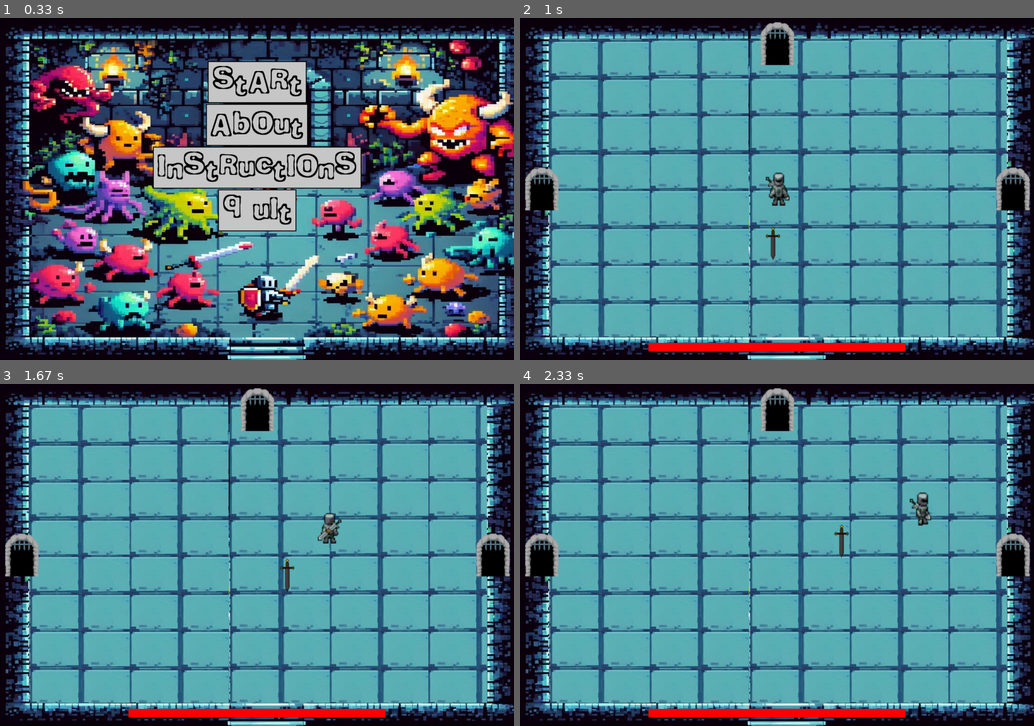
Above: before the commit, frames 1-4 (two rows, left to right).
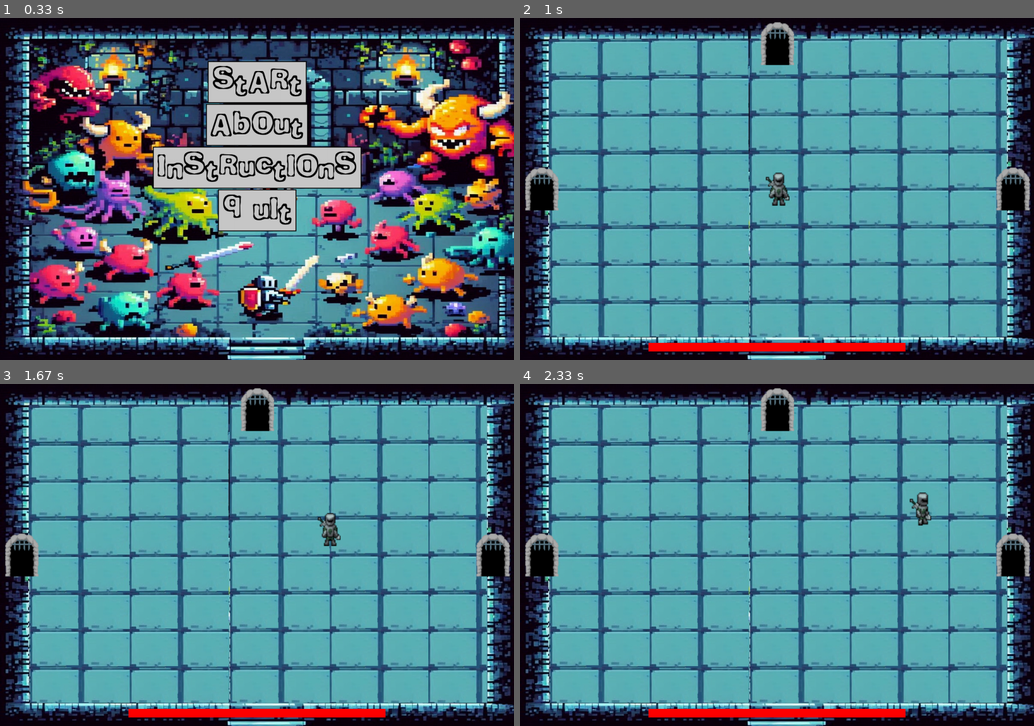
Above: after the commit, the same moments.

Repository: Vronst/Pygame_Binding_of_Isaac
Game: pygame game, started from menu.py
Two runs of this game, one before a commit and one after it. Both use one fixed random seed, a clock stepped at 60 frames per second and the inputs below.
Inputs (mouse positions are in pixels of both pictures, inside the frame that each line leads up to):
- Up to frame 1 (0.33 s): no input
- Up to frame 2 (1 s): click (777, 82) at 0.38 s; tap S at 0.67 s
- Up to frame 3 (1.67 s): hold Right 1-1.47 s; hold Up from 1.5 s (still down)
- Up to frame 4 (2.33 s): release Up at 1.8 s; hold Right 1.83-2.3 s

Frame 1 is identical in both runs. In frame 2, 0.1% of the frame differs, in the area x 1-100%, y 1-71%; in frame 3, 0.4%, in the area x 1-100%, y 1-61%; in frame 4, 0.1%.

Commit message:
fixed bugs, animated enemies'

Diff:
--- a/character.py
+++ b/character.py
@@ -1,4 +1,5 @@
 import pygame
+from time import time
 
 
 class Character(pygame.sprite.Sprite):
@@ -12,20 +13,44 @@
         self.rect.center = (cx, cy)
         self.borders = borders
         self.limit = [85, 50]  # limit how close to the border it can be
+        self.hit = time()
+        self.immunity_time = 1.0
+        self.damaged_time = time()
+        self.time = time()
+        self.flash_timer = 0
+        self.visible = True
+        self.moving = True  # check if object is moving, used for animation
+        self.animation_delay = 10  # set animation delay
+        self.last_delay = self.animation_delay  # set last delay
+        self.image_index = 0  # current animation index image
+
 
     def _move(self, group):
         # idea of group here is to have group of object that u can collide with
         pass
 
-    def get_event(self, **kwargs):
+    def _get_event(self, **kwargs):
         pass
 
+    def immune(self) -> bool:
+        if self.time - self.damaged_time > self.immunity_time:
+            return False
+        else:
+            self.time = time()
+            return True
+
     def draw(self, display):
-        display.blit(self.image, self.rect)
+        self.flash_timer += pygame.time.get_ticks()  # TODO: change it to time
+        if self.flash_timer >= 10000:
+            self.flash_timer = 0
+            self.visible = not self.visible
+        if self.visible or not self.immune():
+            display.blit(self.image, self.rect)
+
 
     def update(self, key_pressed=None, group=None):
         # forwarding pressed keys
-        self.get_event(key_pressed=key_pressed)
+        self._get_event(key_pressed=key_pressed)
         self._move(group)
 
         # blocking out of border movement
@@ -33,15 +58,19 @@
         # bottom
         if self.rect.bottom > self.borders[1] - self.limit[1]:
             self.rect.bottom = self.borders[1] - self.limit[1]
+            self.moving = False
         # top
         if self.rect.top < self.limit[1]:
             self.rect.top = self.limit[1]
+            self.moving = False
         # left
         if self.rect.centerx < self.limit[0]:
             self.rect.centerx = self.limit[0]
+            self.moving = False
         # right
         if self.rect.centerx > self.borders[0] - self.limit[0]:
             self.rect.centerx = self.borders[0] - self.limit[0]
+            self.moving = False
 
     def tired(self):
         return False
--- a/enemies.py
+++ b/enemies.py
@@ -6,8 +6,9 @@
 
 
 class Enemy(Character):
-    def __init__(self, cx, cy, image, borders, player, move_x, move_y, obstacles=None, health=3):
-        super().__init__(cx, cy, image, borders, obstacles)
+    def __init__(self, cx, cy, images: dict, borders, player, move_x, move_y, obstacles=None, health=3):
+        super().__init__(cx, cy, images['MELEE_ENEMY'], borders, obstacles)
+        self.images = images
         self.player = player
         self.move_x = move_x
         self.move_y = move_y
@@ -17,9 +18,8 @@
         self.cooldown = 2000  # cooldown time - now 2 seconds
         self._last_cooldown = pygame.time.get_ticks()
         self.health = health
-        self.immunity_time = 1
-        self.damaged_time = time()
-        self.time = time()
+        self.image_index = 1
+        self.animations = ('ATTACK', 'WALK')
 
     # not used thus commented
     # def set_moves(self, x, y):
@@ -28,8 +28,8 @@
     def _move(self, group=None):
         self.time = time()
         # colliding with players attacks
-        if pygame.sprite.spritecollideany(self, self.player.attacks) and self.time - self.damaged_time > self.immunity_time:
-            print(self.health, time())
+        if pygame.sprite.spritecollideany(self, self.player.attacks) and not self.immune():
+            print(self.health)
             self.damaged_time = time()
             self.health -= 1
             if self.health == 0:
@@ -46,9 +46,21 @@
             direction = 'up'
         else:
             direction = 'down'
-        temp = self.attack(direction)
+        if not self.moving:
+            temp = self.attack(direction)
+        else:
+            temp = None
         if temp:
             self.attacks.add(temp)
+
+        self.last_delay -= 1  # decreasing delay
+        if self.last_delay <= 0:
+            self.image_index += 1  # go to the next animation image
+            if self.image_index > 6:  # setting loop
+                self.image_index = 1
+            index = 1 if self.moving else 0
+            self.image = pygame.transform.scale(self.images[self.animations[index] + str(self.image_index)], (67, 83))
+            self.last_delay = self.animation_delay  # reset delay
 
         if group:
             group = [x for x in group if x != self]
@@ -70,11 +82,19 @@
             if not self.tired():
                 self.rect.move_ip(move)
                 if self.obstacles and pygame.sprite.spritecollideany(self, self.obstacles):
+                    self.moving = False
                     self.rect.move_ip(-move[0], -move[1])
+                else:
+                    self.moving = True
+            else:
+                self.image = self.images['MELEE_ENEMY']
+
             for member in group:
                 if self.rect.colliderect(member):
+                    self.moving = False
                     self.rect.move_ip(-move[0], -move[1])
 
+# 67 83
 
     def attack(self, direction: str = 'down'):
         pass
@@ -90,6 +110,8 @@
         super().__init__(cx, cy, image, borders, player, move_x, move_y, obstacles)
         self.cooldown = 4000
         self._rest = 0
+        self.animations = ('MELEE', 'MELEE')
+
 
     def tired(self) -> bool:
         now = pygame.time.get_ticks()  # getting relative variable
--- a/item.py
+++ b/item.py
@@ -49,7 +49,7 @@
 
 class PlayerSword(EnemyBullet):
 
-    def __init__(self, cx, cy, image, borders, direction: str, speed=8, range=100, owner=None):
+    def __init__(self, cx, cy, image, borders, direction: str, speed=8, range=25, owner=None):
         super().__init__(cx, cy, image, borders, direction, speed)
         self.start = (cx, cy)
         self.cooldown = 2000
@@ -57,6 +57,7 @@
         self.returning = False
         self.range = range
         self.owner = owner
+        self.ranged = False  # if thru it is a projectile
 
     def _move(self, group=None):
         if not self.returning or not self.owner:
@@ -67,6 +68,8 @@
         if not self.returning and (check1 < -self.range or check1 > self.range or check2 > self.range or check2 < -self.range):
             self.speed *= -1
             self.returning = True
+            if not self.ranged:
+                self.kill()
         if not self.owner:
             if self.returning and self.rect.center == self.start:
                 self.kill()
@@ -90,7 +93,8 @@
                     self.kill()
 
     def draw(self, surface):
-        surface.blit(self.image, self.rect)
+        if self.ranged:
+            surface.blit(self.image, self.rect)
 
     def update(self, surface):
         self._move()
--- a/level.py
+++ b/level.py
@@ -11,10 +11,10 @@
         self.obstacle_gen = Obstacles(borders)
         self.doors = doors
         self.buffs = pygame.sprite.Group()
-        self.difficulty = 3
+        self.difficulty = 5
         self.background = background
         self.surface = surface
-        self.enemies = {0: (MeleeEnemy, self.images['MELEE_ENEMY']), 1: (RangeEnemy, self.images['RANGE_ENEMY'])}
+        self.enemies = {0: MeleeEnemy, 1: RangeEnemy}
         self.player = player
         self.set_of_enemies = pygame.sprite.Group()
         self.borders = borders
@@ -25,13 +25,13 @@
     def new_level(self, first=None) -> None:
         if not first:
             self.obstacle_gen.random_gen(self.images['CRYSTAL_OBSTACLE'])
-            for _ in range(randint(0, self.difficulty)):
+            for _ in range(randint(1, self.difficulty)):
                 # shot purpose is to choose melee or range enemy and their image
                 shot = randint(0, len(self.enemies) - 1)
-                new = (self.enemies[shot][0]
+                new = (self.enemies[shot]
                        (randint(0, self.borders[0]),
                         randint(0, self.borders[1]),
-                        self.enemies[shot][1],
+                        self.images,
                         self.borders,
                         self.player, obstacles=self.obstacle_gen.obstacles))
                 self.set_of_enemies.add(new)
@@ -68,7 +68,9 @@
             self.doors.draw(screen)
         self.buffs.draw(screen)
         self.obstacle_gen.draw(self.surface)
-        self.set_of_enemies.draw(screen)
+        # self.set_of_enemies.draw(screen)
+        for enemy in self.set_of_enemies:
+            enemy.draw(screen)
 
     # def pause(self):
     #     pass
@@ -78,7 +80,7 @@
         collided_enemy = pygame.sprite.spritecollideany(self.player, self.set_of_enemies)
         if pygame.sprite.spritecollideany(self.player, self.set_of_enemies):
             if current_time - self.last_damage_time >= 1000:  # interval between last taking damage
-                self.player.take_damage(2)  # -2hp
+                self.player.take_damage(20)  # -2hp
                 self.last_damage_time = current_time  # reset damage timer
             # self.set_of_enemies.remove(collided_enemy)  # remove collided enemy
             # collided_enemy.kill()
@@ -89,7 +91,8 @@
         self.set_of_enemies.empty()
         self.obstacle_gen.obstacles.empty()
         self.obstacle_gen.traps.empty()
-        self.new_level()
+        self.player.rect.center = (self.borders[0] // 2, self.borders[1] // 2)
+        self.new_level(first=True)
 
 
 class Obstacles:
--- a/main.py
+++ b/main.py
@@ -134,9 +134,9 @@
 
     level.update()  # moving enemies
     key_pressed = pygame.key.get_pressed()
-    player.get_event(key_pressed=key_pressed)
+    player.update(key_pressed=key_pressed)
 
-    level.draw(screen)
+    # level.draw(screen)
     player.draw(screen)
     pygame.display.update()
 
--- a/player.py
+++ b/player.py
@@ -1,29 +1,27 @@
 import pygame
 from character import Character
 from item import PlayerSword
-
+from time import time
 
 class Player(Character):
 
     def __init__(self, cx, cy, images, border: tuple, obstacles=None, traps=None, weapon=None):
-        super().__init__(cx, cy, images['idle'][0], border)
+        super().__init__(cx, cy, images['idle'][0], border, obstacles)
         self.traps = traps
-        self.obstacles = obstacles
         self.cords = (0, 0)
         self.images = images  # hero animation images list
         self.current_images = self.images['idle']
         self.image_index = 0  # current animation index image
-        self.animation_delay = 10  # set animation delay
-        self.last_delay = self.animation_delay  # set last delay
         self.health = 100  # starting player health
         self.max_health = 100  # maximum player health
-        self.border = border  # border for window dimensions
         self.weapon = weapon  # image of weapon
         self.attacks = pygame.sprite.Group()
         self._lastcooldown = 0
         self.cooldown = 3000
         self.is_attacking = False #tracking if player is attacking
         self.attack_direction = None #tracking the attack direction
+        self.items = []  # for players items - only works with 'force' now
+        self.range = 200  # could be eddited by items
 
     def check_collision(self, move):
         self.rect.move_ip(move)
@@ -32,22 +30,22 @@
         if pygame.sprite.spritecollideany(self, self.traps):
             self.take_damage(15)
 
-    def get_event(self, **kwargs):
+    def _get_event(self, **kwargs):
         # Player moves by 6 pixels when key pressed
         key_pressed = kwargs['key_pressed']
         if key_pressed[pygame.K_UP]:
             self.check_collision([0, -6])
             self.current_images = self.images['up']  #switch to up movement images
-        elif key_pressed[pygame.K_DOWN]:
+        if key_pressed[pygame.K_DOWN]:
             self.check_collision([0, 6])
             self.current_images = self.images['down']  #switch to down movement images
-        elif key_pressed[pygame.K_LEFT]:
+        if key_pressed[pygame.K_LEFT]:
             self.check_collision([-6, 0])
             self.current_images = self.images['left']  #switch to left movement images
-        elif key_pressed[pygame.K_RIGHT]:
+        if key_pressed[pygame.K_RIGHT]:
             self.check_collision([6, 0])
             self.current_images = self.images['right']  #switch to right movement images
-        else:
+        if not any(key_pressed):
             self.current_images = self.images['idle']  #switch back to idle images
 
         if kwargs['key_pressed'][pygame.K_w]:
@@ -68,9 +66,7 @@
             self.image_index += 1  # go to the next animation image
             if self.image_index >= len(self.current_images):  # setting loop
                 self.image_index = 0
-                if self.is_attacking:
-                    self.is_attacking = False #ending attacking animation
-                    self.current_images = self.images['idle']
+                self.current_images = self.images['idle']
             self.image = self.current_images[self.image_index]  # replace animation image with next index
             self.last_delay = self.animation_delay  # reset delay
 
@@ -83,10 +79,18 @@
 
         rotation = {'up': 90, 'down': -90, 'left': 180, 'right': 0}[direction]
 
-        if not self.attacks.sprites():
+        # change to - and not self.attacks.sprites() - if u want it to be single ranged strike
+        if self.weapon and len(self.attacks.sprites()) <=2 and self.image_index == len(self.current_images) - 3:
             rotated_weapon = pygame.transform.rotate(self.weapon, rotation)
             attack = PlayerSword(cx=position[0], cy=position[1], image=rotated_weapon, borders=self.borders, direction=direction, owner=self)
             self.attacks.add(attack)
+            if 'force' in self.items and len(self.attacks.sprites()) <=1:
+                attack = PlayerSword(cx=position[0], cy=position[1], image=rotated_weapon,
+                                     borders=self.borders, direction=direction, owner=self,
+                                     range=self.range)
+                attack.ranged = True
+                self.attacks.add(attack)
+
 
 
     def draw(self, display):
@@ -95,10 +99,10 @@
         self.attacks.update(display)
 
     def draw_health_bar(self, display):
-        health_bar_width = self.border[0] // 2  # half the window width
+        health_bar_width = self.borders[0] // 2  # half the window width
         health_bar_height = 20  # health bar height
-        health_bar_x = (self.border[0] - health_bar_width) // 2  # health bar centered
-        health_bar_y = self.border[1] - health_bar_height - 20  # health bar on bottom
+        health_bar_x = (self.borders[0] - health_bar_width) // 2  # health bar centered
+        health_bar_y = self.borders[1] - health_bar_height - 20  # health bar on bottom
 
         health_percentage = self.health / self.max_health  # health percentage
         current_health_width = int(health_bar_width * health_percentage)  # actual health
@@ -110,9 +114,11 @@
         pygame.draw.rect(display, health_bar_color, (health_bar_x, health_bar_y, current_health_width, health_bar_height)) #health bar
 
     def take_damage(self, amount):  # take damage method, decreasing health level
-        self.health -= amount
-        if self.health < 0:
-            self.health = 0
+        if not self.immune():
+            self.health -= amount
+            if self.health < 0:
+                self.health = 0
+            self.damaged_time = time()
 
     def heal(self, amount):  # increasing health level method
         self.health += amount
Binary file added: images/Walk2.png
Binary file added: images/attack1.png
Binary file added: images/attack2.png
Binary file added: images/attack3.png
Binary file added: images/attack4.png
Binary file added: images/attack5.png
Binary file added: images/attack6.png
Binary file added: images/melee1.png
Binary file added: images/melee2.png
Binary file added: images/melee3.png
Binary file added: images/melee4.png
Binary file added: images/melee5.png
(and 6 more such lines)
